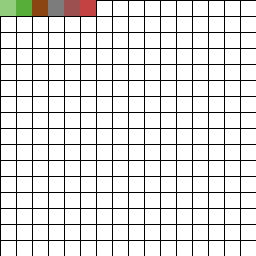
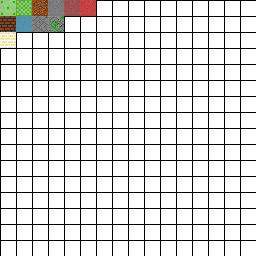
Layers edited between the first and the second 256x256 image:
painted on "Background" over 0, 0, 96, 48
